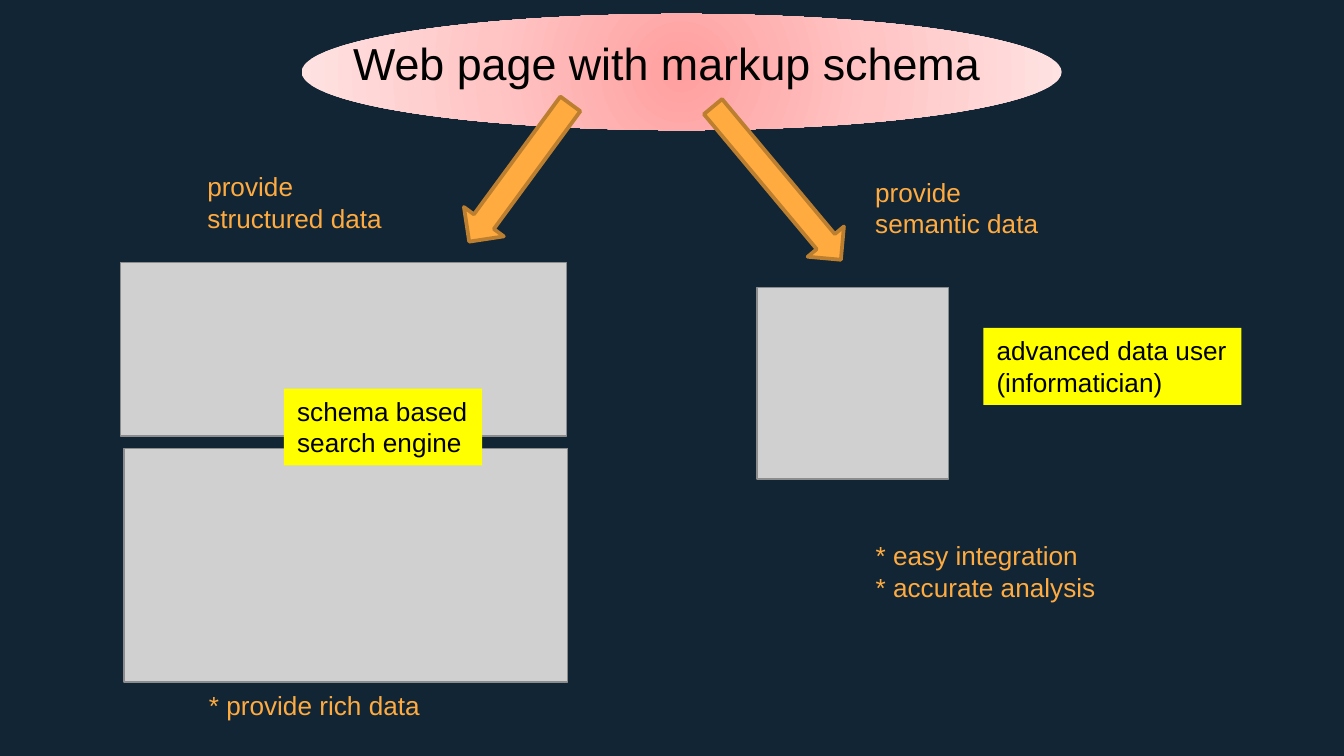
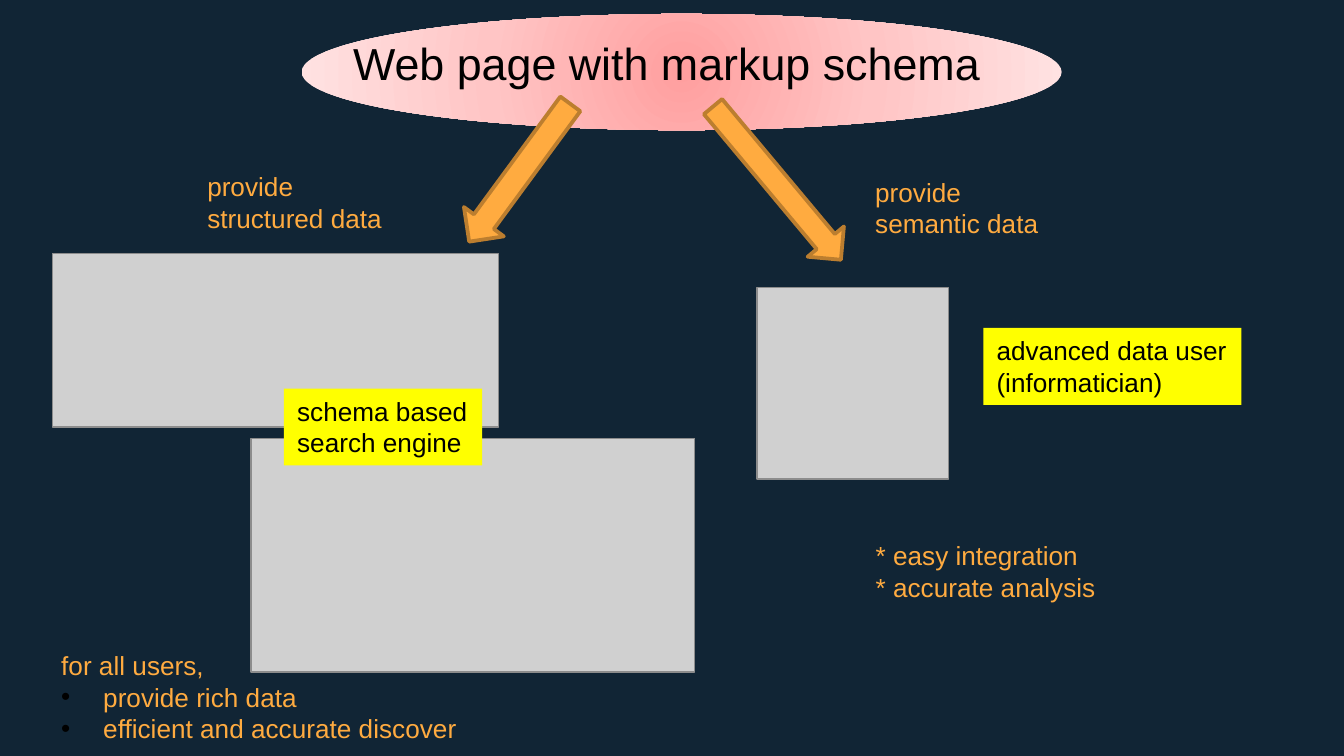
Before and after one commit to elixir-europe/BioHackathon, a slide deck: slide 7 of interoperability/Putting structured data into individual entry pages in biological database/20181112presentation3.pptx. Drawn at 1344x756 pixels with LibreOffice and Linux fonts; fonts in the diff are those of the drawing; grey boxes stand for pictures. Boxes give left, top, right and bottom in pixels: in the first picture for what was removed or moved away, otherwise in the second. Text is boxed around its words. In the diff, an @@ line names an element or a change of style, - is before the commit and + after.

```diff
--- a/interoperability/Putting structured data into individual entry pages in biological database/20181112presentation3.pptx
+++ b/interoperability/Putting structured data into individual entry pages in biological database/20181112presentation3.pptx
@@ picture: place and size @@
-picture at box(121, 262, 567, 435)
+picture at box(52, 254, 499, 427)
@@ picture: place and size @@
-picture at box(124, 449, 567, 683)
+picture at box(251, 438, 695, 672)
@@ text at box(61, 656, 456, 739): text changed @@
-* provide rich data
+for all users,
+• provide rich data
+• efficient and accurate discover
```
Also in this commit, not shown: 6 other slides changed.
